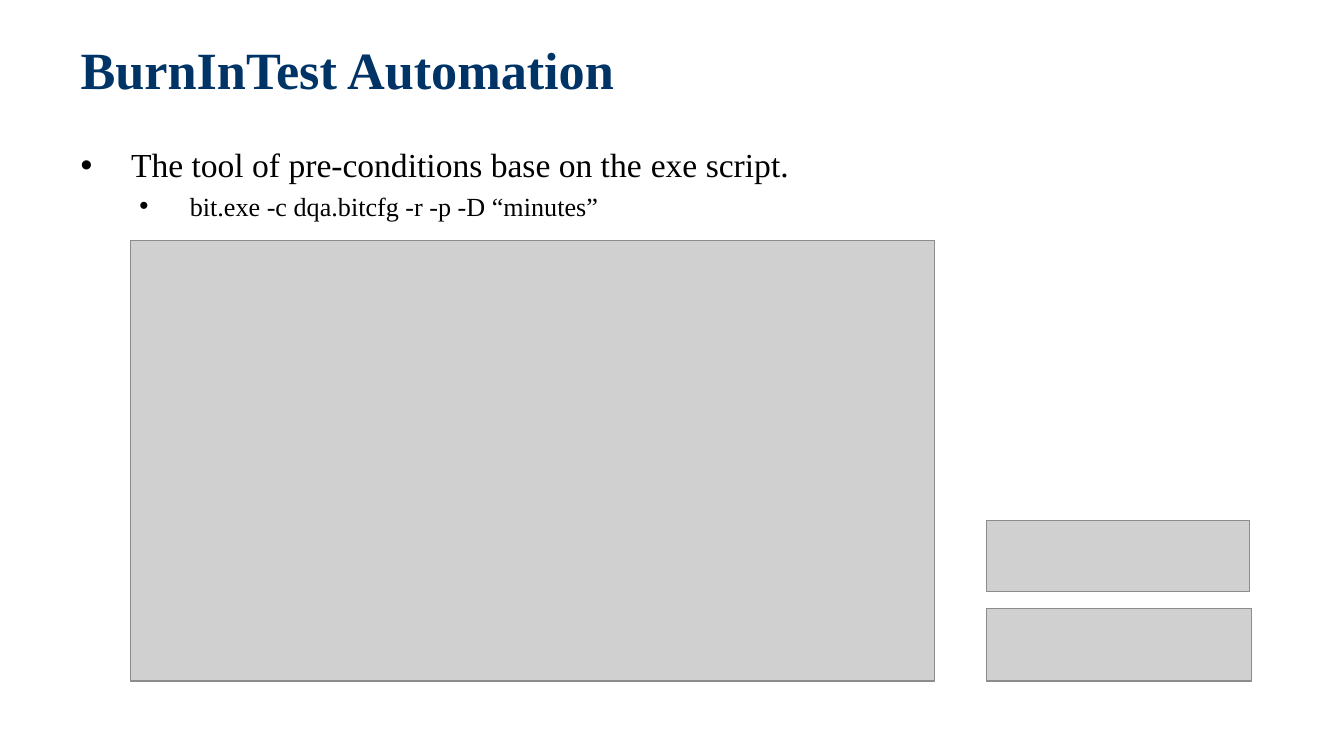
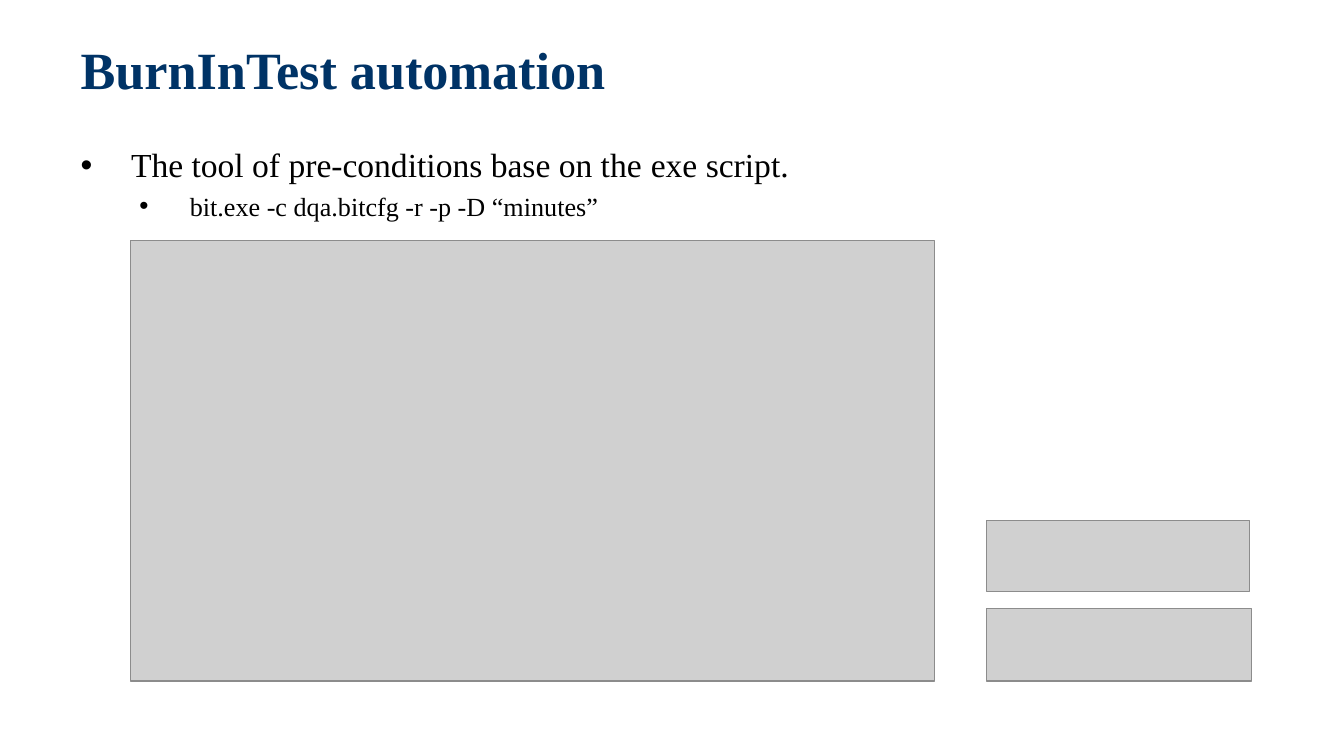
Before and after one commit to jackiejay888/automation, a slide deck: slide 28 of kpi/Test Automation_Demo.pptx (slide 27 before the commit). Drawn at 1344x756 pixels with LibreOffice and Linux fonts; fonts in the diff are those of the drawing; grey boxes stand for pictures; background and template pictures are left out. Boxes give left, top, right and bottom in pixels: in the first picture for what was removed or moved away, otherwise in the second. Text is boxed around its words. In the diff, an @@ line names an element or a change of style, - is before the commit and + after.

```diff
--- a/kpi/Test Automation_Demo.pptx
+++ b/kpi/Test Automation_Demo.pptx
@@ title at bbox=[81, 52, 605, 90]: text changed @@
-BurnInTest Automation
+BurnInTest automation
```
Also in this commit, not shown: 7 other slides changed, 3 slides added, 2 other files.
